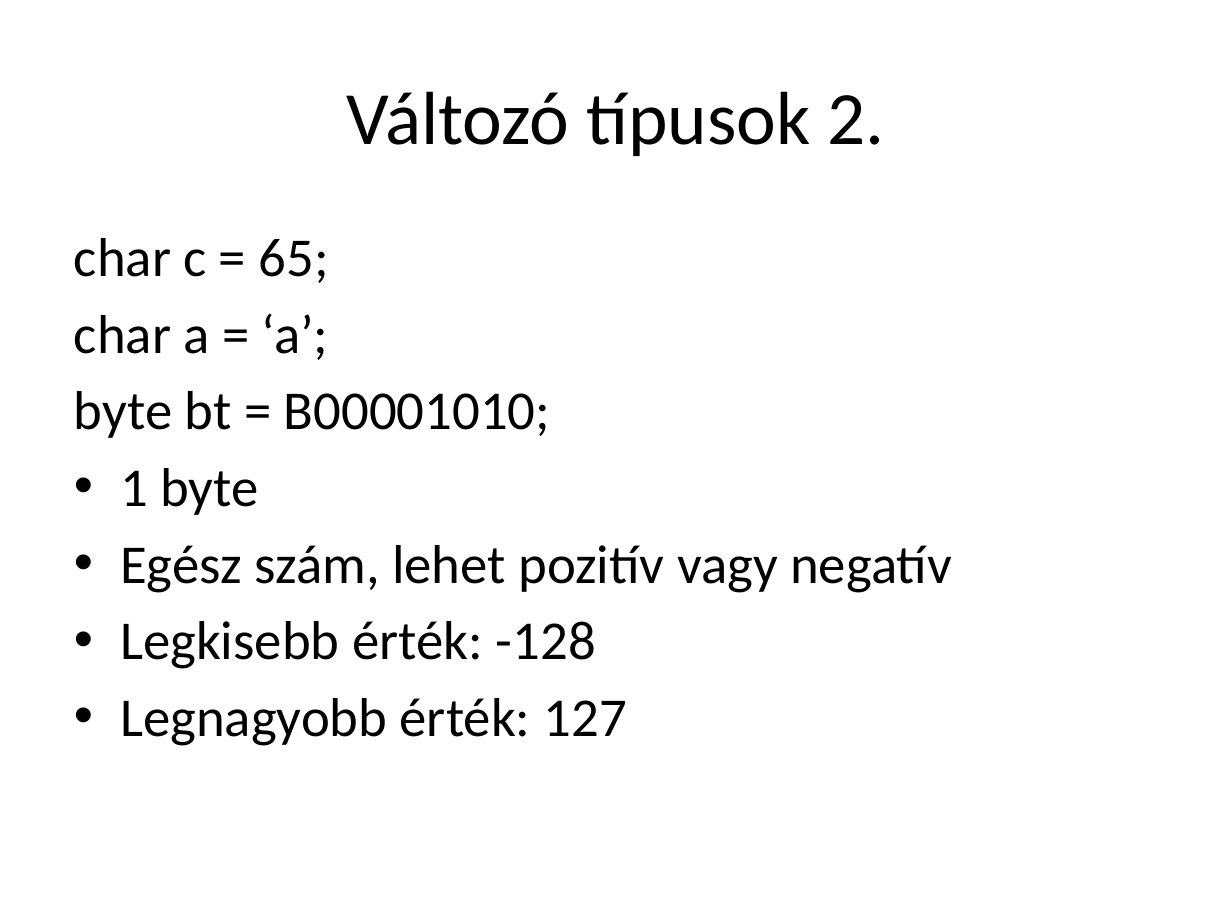
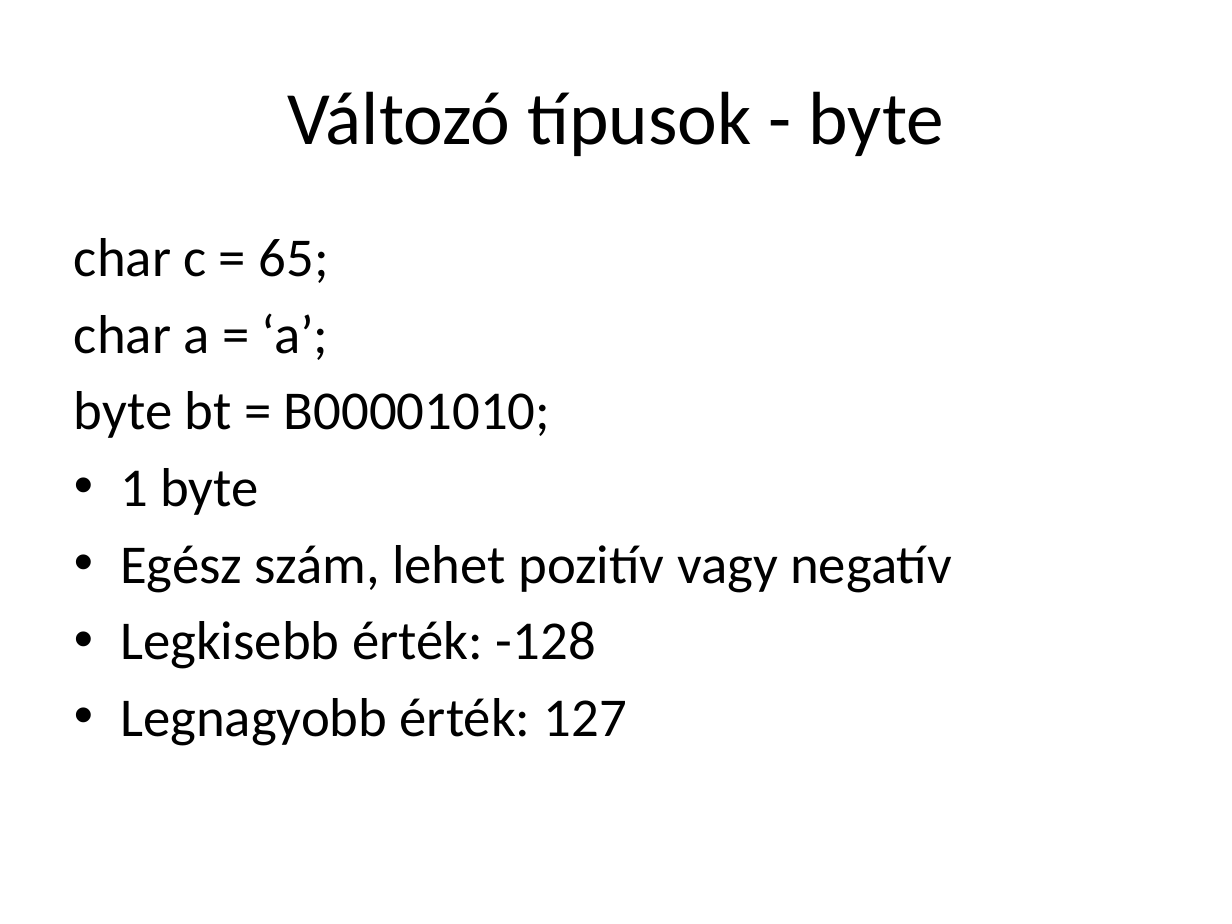
Before and after one commit to lajthabalazs/arduino, a slide deck: slide 24 of class/Arduino-cpp.pptx (slide 6 before the commit). Drawn at 1232x924 pixels with LibreOffice and Linux fonts; fonts in the diff are those of the drawing. Boxes give left, top, right and bottom in pixels: in the first picture for what was removed or moved away, otherwise in the second. Text is boxed around its words. In the diff, an @@ line names an element or a change of style, - is before the commit and + after.

```diff
--- a/class/Arduino-cpp.pptx
+++ b/class/Arduino-cpp.pptx
@@ title at (287,91,943,156): text changed @@
-Változó típusok 2.
+Változó típusok - byte
```
Also in this commit, not shown: 11 other slides changed, 24 slides added, 1 slide removed, 1 other file.
